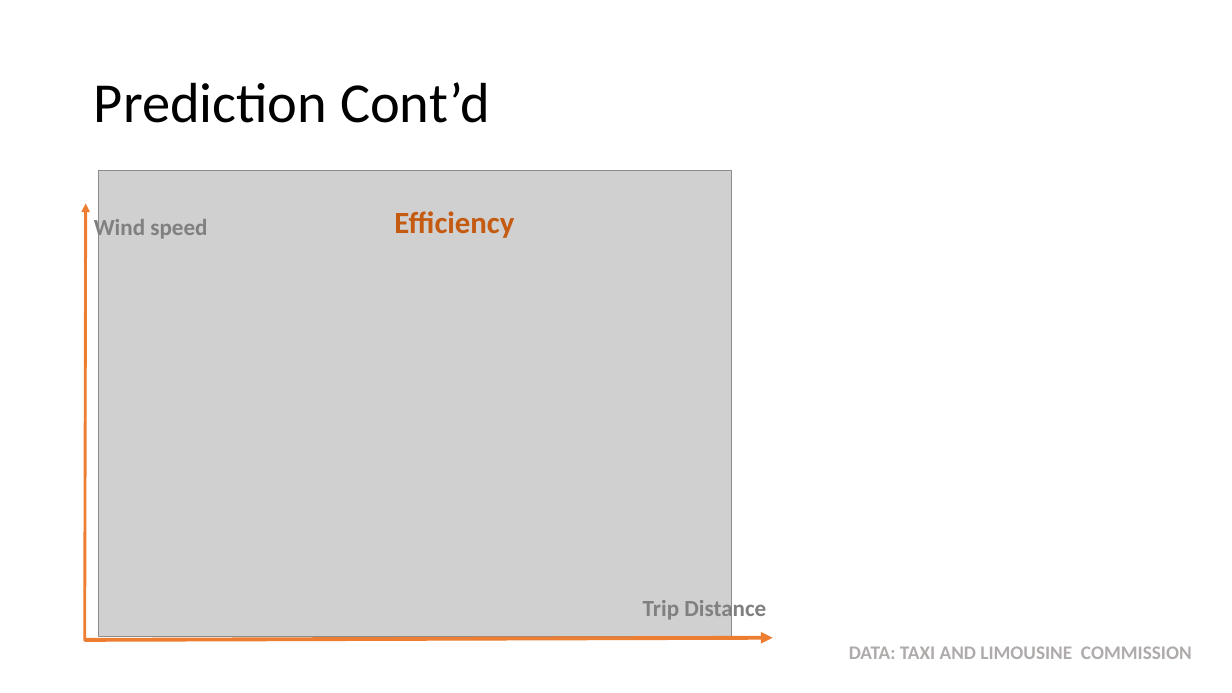
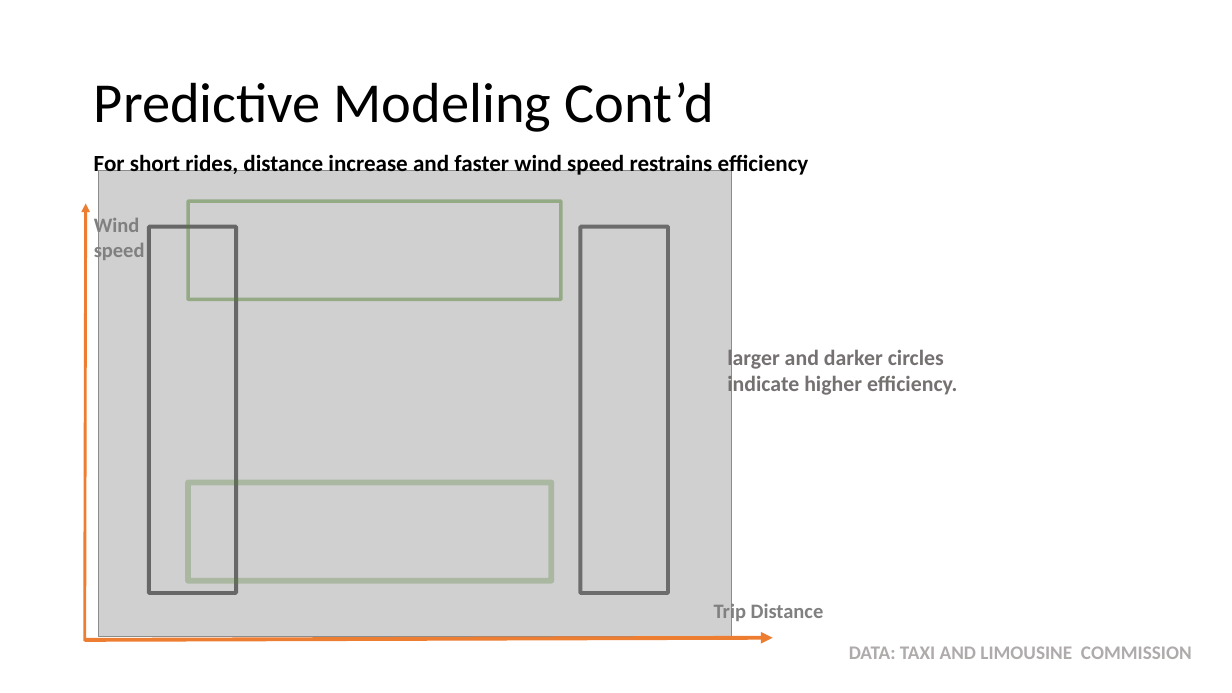
Before and after one commit to MiyainNYC/PySpark-Data-Challenge, a slide deck: slide 26 of DataChallengeAssessment.pptx (slide 25 before the commit). Drawn at 1232x693 pixels with LibreOffice and Linux fonts; fonts in the diff are those of the drawing; grey boxes stand for pictures. Boxes give left, top, right and bottom in pixels: in the first picture for what was removed or moved away, otherwise in the second. Text is boxed around its words. In the diff, an @@ line names an element or a change of style, - is before the commit and + after.

```diff
--- a/DataChallengeAssessment.pptx
+++ b/DataChallengeAssessment.pptx
@@ title at (94, 82, 714, 132): text changed @@
-Prediction Cont’d
+Predictive Modeling Cont’d
@@ text added at (94, 152, 809, 178), 18 pt, text #000000, bold @@
+For short rides, distance increase and faster wind speed restrains efficiency
@@ text "Wind speed" at (94, 215, 145, 263): size 18 to 16 pt @@
@@ rectangle added at (189, 201, 562, 300), outline #548235 2.75 pt @@
@@ rectangle added at (149, 226, 236, 592), outline #000000 3 pt @@
@@ text removed at (394, 211, 514, 238) @@
-Efficiency
@@ rectangle added at (580, 226, 668, 592), outline #000000 3 pt @@
@@ text added at (727, 346, 957, 398), 17 pt, text #767171, bold @@
+larger and darker circles indicate higher efficiency.
@@ rectangle added at (189, 482, 552, 581), outline #548235 4.5 pt @@
@@ text "Trip Distance": place and size @@
-text "Trip Distance" at (643, 597, 766, 623)
+text "Trip Distance" at (714, 601, 824, 624)
@@ text "Trip Distance" at (714, 601, 824, 624): size 18 to 16 pt @@
```
Also in this commit, not shown: 12 other slides changed, 2 slides added, 1 slide removed.
